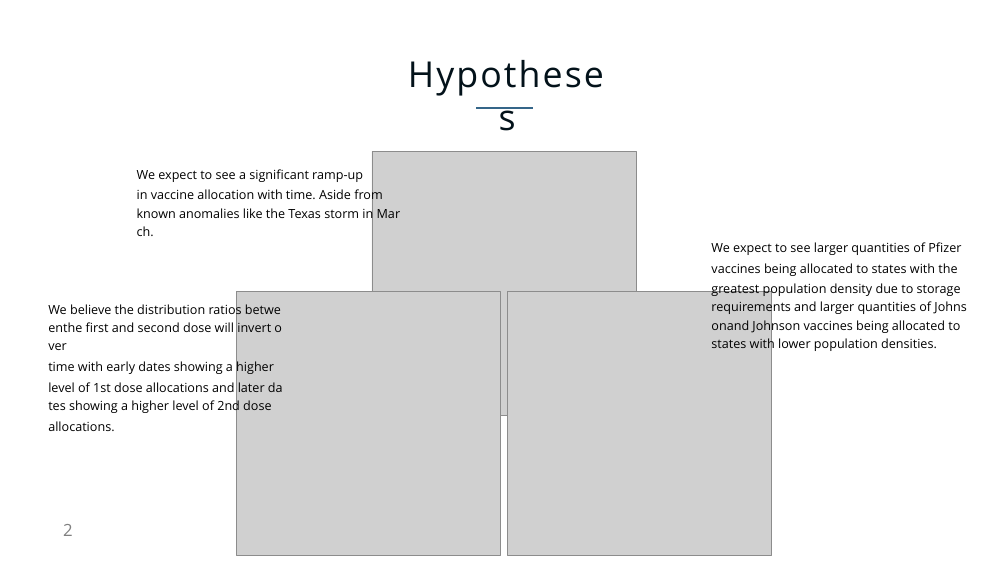
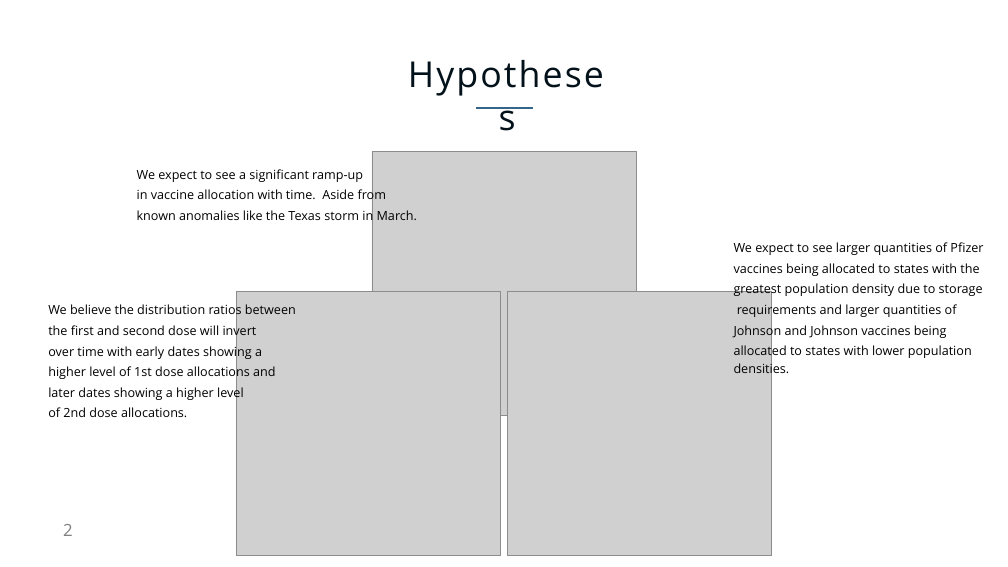
Before and after one commit to NicoleLund/covid_vaccine_availability, a slide deck: slide 2 of presentation/Project_one.pptx. Drawn at 1008x567 pixels with LibreOffice and Linux fonts; fonts in the diff are those of the drawing; grey boxes stand for pictures. Boxes give left, top, right and bottom in pixels: in the first picture for what was removed or moved away, otherwise in the second. Text is boxed around its words. In the diff, an @@ line names an element or a change of style, - is before the commit and + after.

Commit message:
PPT Version1

```diff
--- a/presentation/Project_one.pptx
+++ b/presentation/Project_one.pptx
@@ text at box(137, 187, 417, 224): text changed @@
-in vaccine allocation with time. Aside from known anomalies like the Texas storm in March.
+in vaccine allocation with time. Aside from
+known anomalies like the Texas storm in March.
@@ text "We expect to see larger ...": place and size @@
-text "We expect to see larger ..." at box(711, 242, 961, 352)
+text "We expect to see larger ..." at box(734, 242, 983, 377)
@@ text at box(734, 283, 983, 377): text changed @@
-greatest population density due to storage requirements and larger quantities of Johnsonand Johnson vaccines being allocated to states with lower population densities.
+greatest population density due to storage
+requirements and larger quantities of
+Johnson and Johnson vaccines being
+allocated to states with lower population densities.
@@ text at box(48, 302, 296, 417): text changed @@
-We believe the distribution ratios betweenthe first and second dose will invert over
-time with early dates showing a higher
-level of 1st dose allocations and later dates showing a higher level of 2nd dose
-allocations.
+We believe the distribution ratios between
+the first and second dose will invert
+over time with early dates showing a
+higher level of 1st dose allocations and
+later dates showing a higher level
+of 2nd dose allocations.
```
Also in this commit, not shown: 5 other slides changed, 14 slides added, 1 slide removed, 1 other file.
